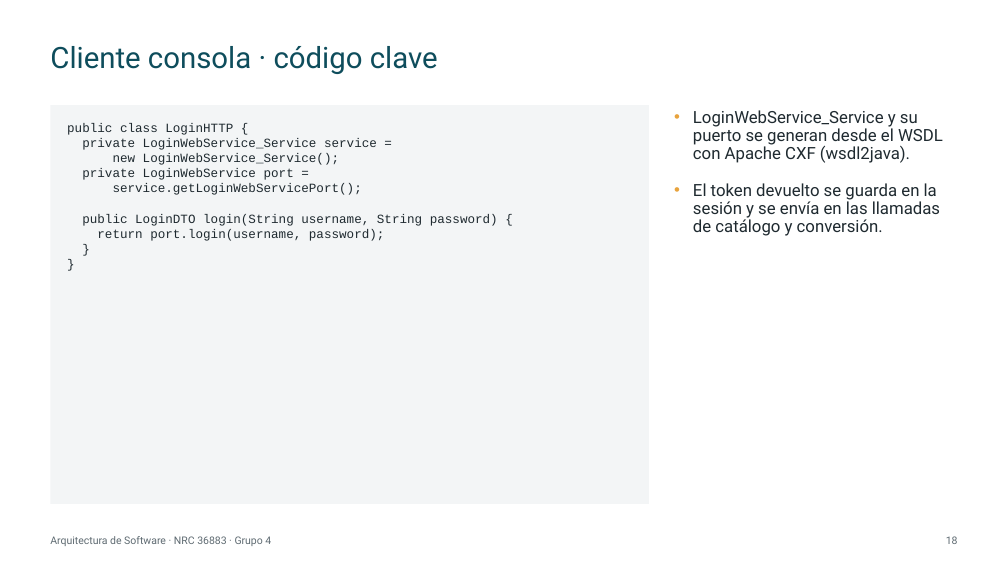
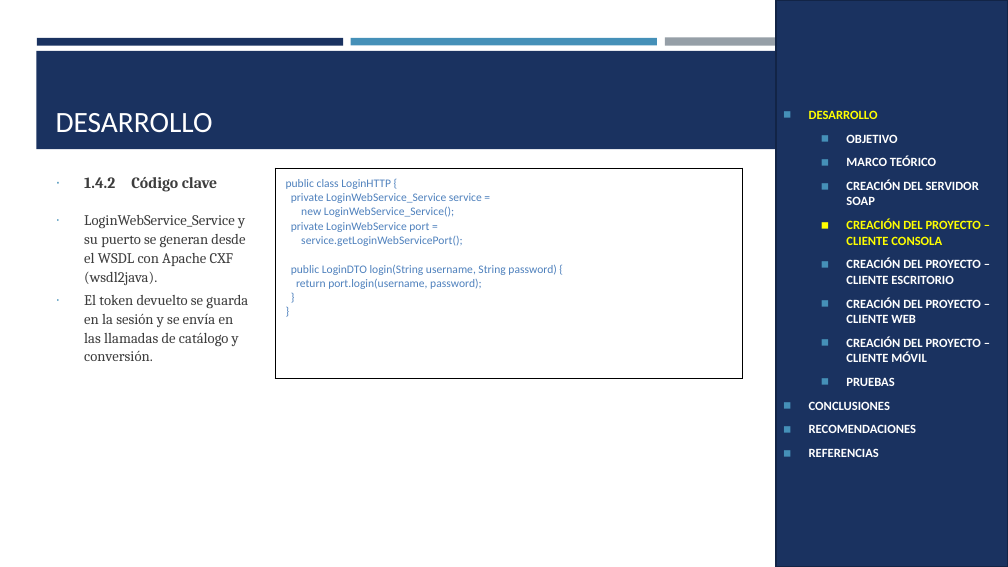
Before and after one commit to IMarcusDev/TI.1.1.-PAO202651_SOAP_JAVA_SINBDD_NRC_36883_GR04, a slide deck: slide 15 of 05. DOCUMENTACION/PRESENTACION TI.1.1. SOAP sin BDD en JAVA GR4.pptx (slide 18 before the commit). Drawn at 1008x567 pixels with LibreOffice and Linux fonts; fonts in the diff are those of the drawing. Boxes give left, top, right and bottom in pixels: in the first picture for what was removed or moved away, otherwise in the second. Text is boxed around its words. In the diff, an @@ line names an element or a change of style, - is before the commit and + after.

```diff
--- a/05. DOCUMENTACION/PRESENTACION TI.1.1. SOAP sin BDD en JAVA GR4.pptx
+++ b/05. DOCUMENTACION/PRESENTACION TI.1.1. SOAP sin BDD en JAVA GR4.pptx
@@ rectangle added at (776,0,1008,567), fill #1A3260, outline #122446 1.75 pt, 12 pt, text #FFFFFF, bold @@
+◼ DESARROLLO
+  ◼ OBJETIVO
+  ◼ MARCO TEÓRICO
+  ◼ CREACIÓN DEL SERVIDOR SOAP
+  ◼ CREACIÓN DEL PROYECTO – CLIENTE CONSOLA
+  ◼ CREACIÓN DEL PROYECTO – CLIENTE ESCRITORIO
+  ◼ CREACIÓN DEL PROYECTO – CLIENTE WEB
+  ◼ CREACIÓN DEL PROYECTO – CLIENTE MÓVIL
+  ◼ PRUEBAS
+◼ CONCLUSIONES
+◼ RECOMENDACIONES
+◼ REFERENCIAS
@@ rectangle added at (36,51,972,149), fill #1A3260 @@
@@ rectangle added at (37,38,343,45), fill #1A3260 @@
@@ title removed at (50,46,438,74) @@
-Cliente consola · código clave
@@ rectangle added at (351,38,657,45), fill #4590B8 @@
@@ rectangle added at (665,38,971,46), fill #969FA7 @@
@@ text removed at (51,105,650,504) @@
-public class LoginHTTP {
-private LoginWebService_Service service =
-new LoginWebService_Service();
-private LoginWebService port =
-service.getLoginWebServicePort();
-public LoginDTO login(String username, String password) {
-return port.login(username, password);
-}
-}
@@ title added at (56,113,213,132), 28 pt, text #FFFFFF @@
+DESARROLLO
@@ text "1.4.2 Código clave": place and size @@
-text "1.4.2 Código clave" at (693,110,943,236)
+text "1.4.2 Código clave" at (84,177,248,361)
@@ text at (84,177,115,188): paragraph added @@
+∙ 1.4.2 Código clave
@@ table added at (275,168,743,378), 1 rows, 1 columns @@
+public class LoginHTTP { / private LoginWebService_Service service = / new LoginWebService_Service(); / private LoginWebService port = / service.getLoginWebServicePort(); / public LoginDTO login(String username, String password) { / return port.login(username, password); / } / }
@@ text at (84,215,248,361): size 16 to 14 pt, font Roboto to Cambria, text colour #1F2A30 to #3D3D3D; bullet • to ∙; line spacing 0.9 to 1.07; less space between paragraphs; bullet colour #E8A33D to #4590B8 @@
@@ text removed at (50,536,271,546) @@
-Arquitectura de Software · NRC 36883 · Grupo 4
@@ page number removed at (946,536,958,544) @@
-18
```
Also in this commit, not shown: 23 other slides changed, 6 slides added, 14 slides removed, 1 other file.
